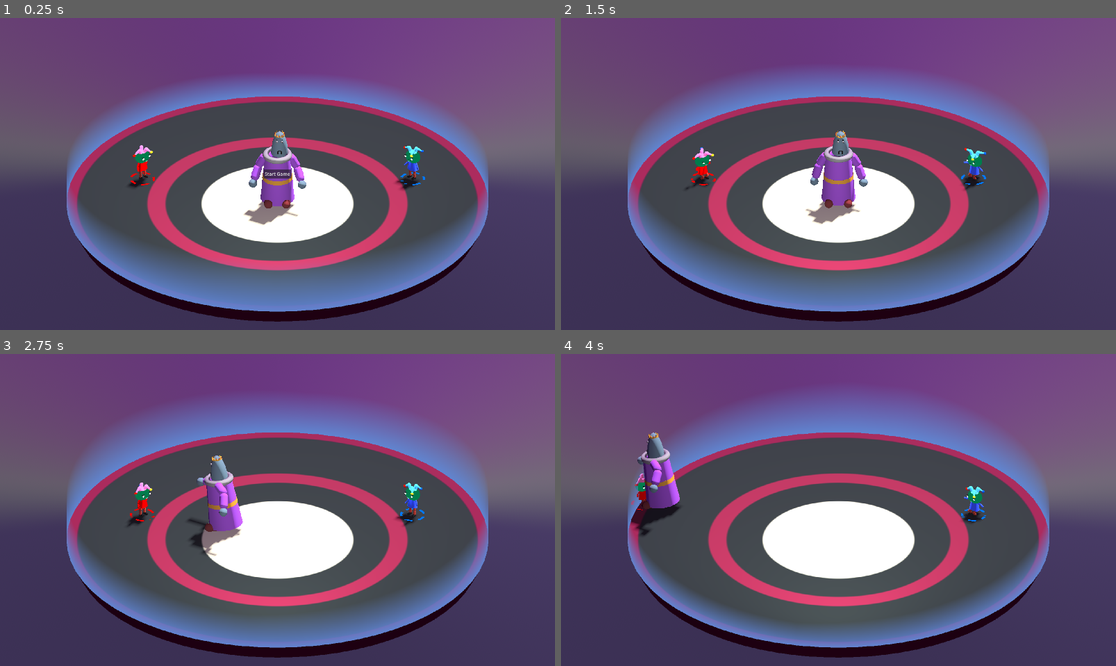
Above: before the commit, frames 1-4 (two rows, left to right).
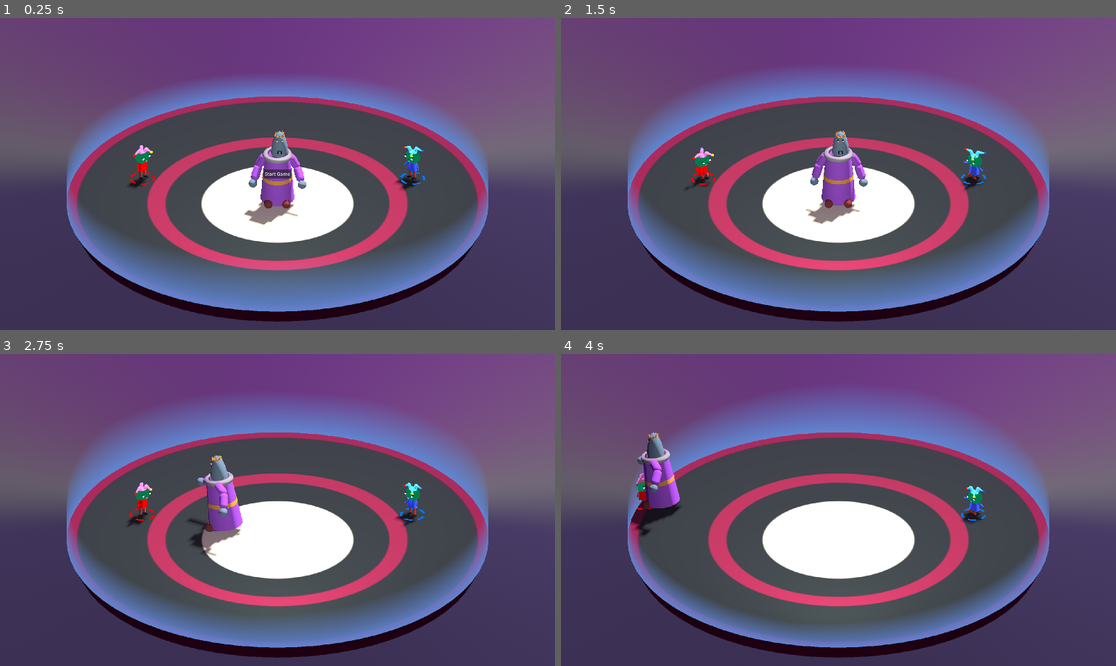
Above: after the commit, the same moments.

Repository: mwpenny/GGJ2024
Game: Godot game, scene res://scenes/ui.tscn
The game is run twice, just before and just after one commit, with the same random seed, the same clock (stepped at 60 frames per second) and the same inputs.
Inputs:
- Up to frame 1 (0.25 s): no input
- Up to frame 2 (1.5 s): click "Start Game" at 0.5 s
- Up to frame 3 (2.75 s): no input
- Up to frame 4 (4 s): no input

The runs differ from the first frame. In frame 1, less than 0.1% of the frame differs, in the area x 23-77%, y 49-54%; in frame 2, less than 0.1%; in frame 3, less than 0.1%; in frame 4, less than 0.1%.

Commit message:
Fix indicator z-fighting

Diff:
--- a/scripts/player_indicator.gd
+++ b/scripts/player_indicator.gd
@@ -9,7 +9,7 @@
 func _process(delta):
 	var collision = ray.get_collision_point()
 	if collision:
-		global_position.y = collision.y
+		global_position.y = collision.y + VERY_SMALL_VERTICAL_BUMP
 	else:
 		global_position.y = get_parent().global_position.y + VERY_SMALL_VERTICAL_BUMP
 
